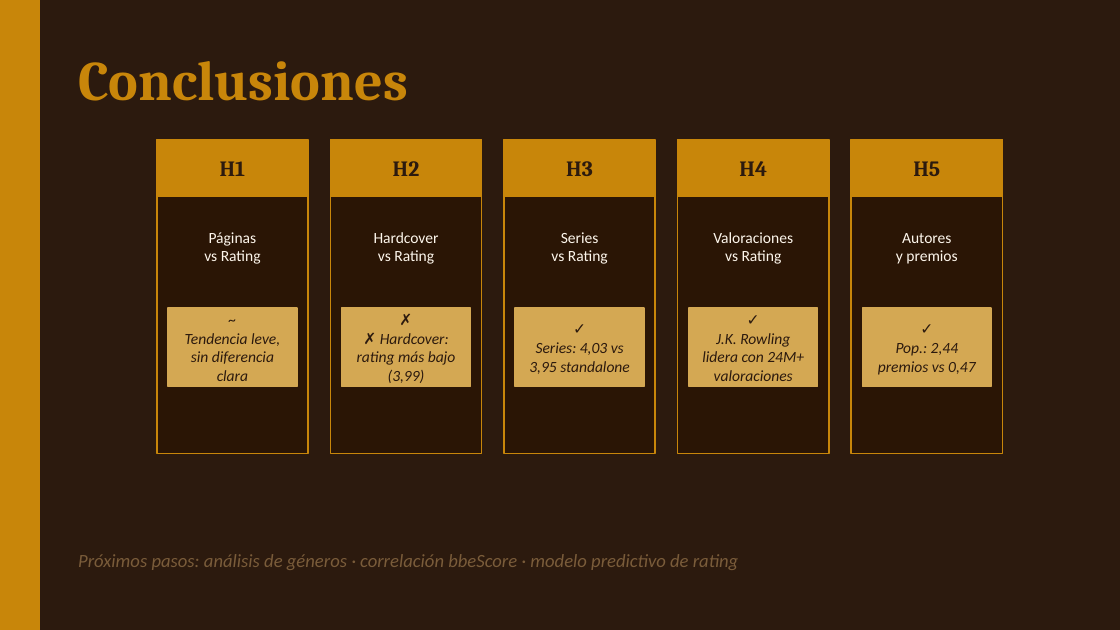
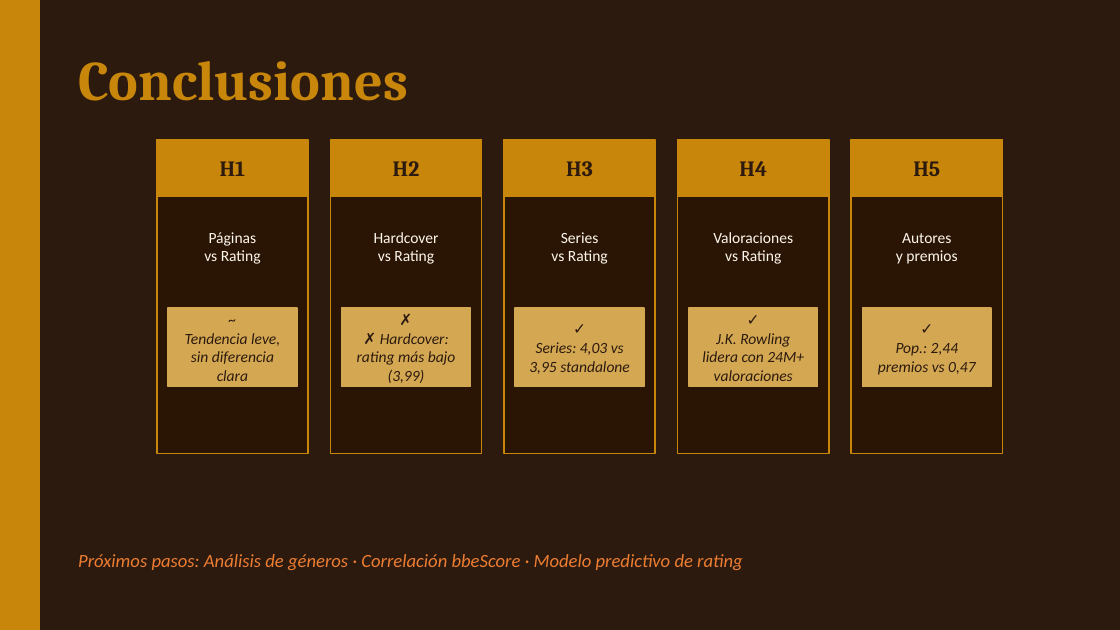
Before and after one commit to fgoiri/EDA-GoodReads-Books, a slide deck: slide 10 of Presentacion/EDA_Goodreads.pptx (slide 11 before the commit). Drawn at 1120x630 pixels with LibreOffice and Linux fonts; fonts in the diff are those of the drawing. Boxes give left, top, right and bottom in pixels: in the first picture for what was removed or moved away, otherwise in the second. Text is boxed around its words. In the diff, an @@ line names an element or a change of style, - is before the commit and + after.

```diff
--- a/Presentacion/EDA_Goodreads.pptx
+++ b/Presentacion/EDA_Goodreads.pptx
@@ text at (78,554,743,570): text changed; text colour #7A5C3A to #ED7D31 @@
-Próximos pasos: análisis de géneros · correlación bbeScore · modelo predictivo de rating
+Próximos pasos: Análisis de géneros · Correlación bbeScore · Modelo predictivo de rating
```
Also in this commit, not shown: 4 other slides changed, 1 slide removed, 2 other files.
